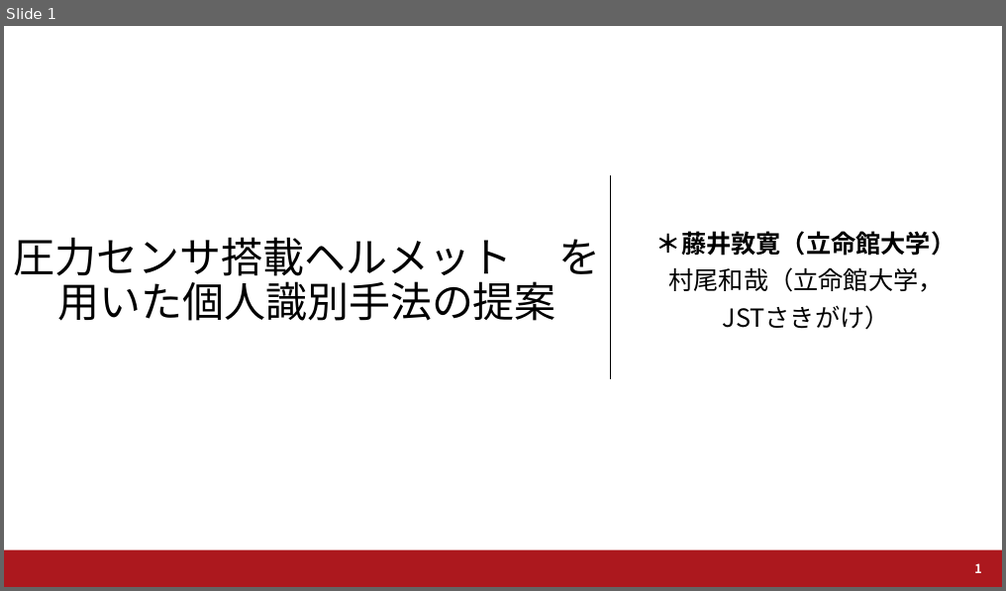
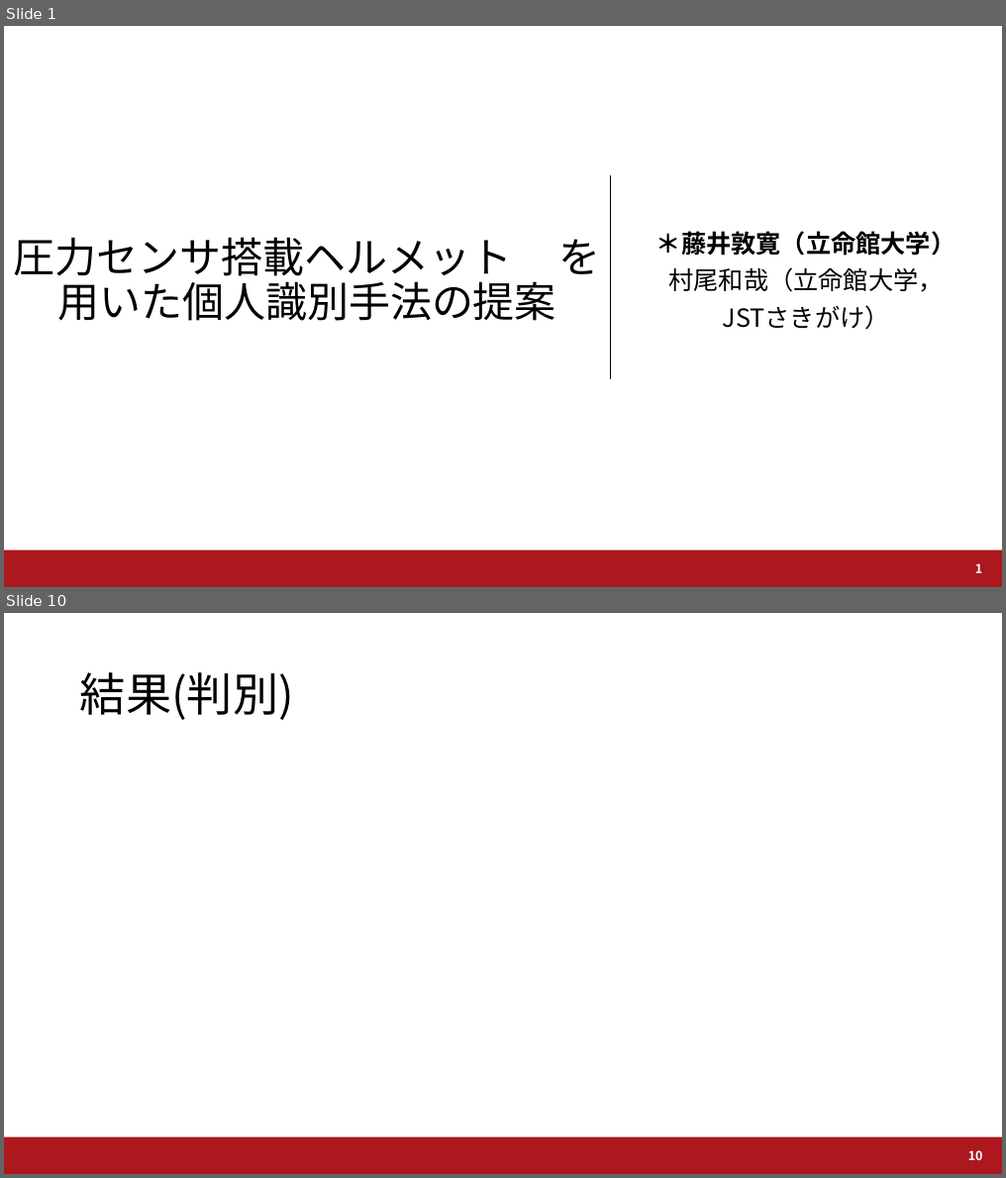
Before and after one commit to a2h1r0/lab, a slide deck: UWW2019/UWW2019_Fujii.pptx. Shown one above the other, each under a label of ours: slide 1 before the commit, slides 1 and 10 after it; the slides between them are not shown. The pictures are 1006x591 and 1006x1178 pixels, drawn with LibreOffice and Linux fonts; fonts in the diff are those of the drawing; background and template pictures are left out. Boxes give left, top, right and bottom in pixels: in the first picture for what was removed or moved away, otherwise in the second. Text is boxed around its words. In the diff, an @@ line names an element or a change of style, - is before the commit and + after.

```diff
--- a/UWW2019/UWW2019_Fujii.pptx
+++ b/UWW2019/UWW2019_Fujii.pptx
@@ slide 10 added at bbox=[4, 613, 1002, 1174], background #FFFFFF; not listed: 1 template element that a slide beside it also shows @@
@@ title added at bbox=[80, 672, 294, 720], 44 pt, text #000000 @@
+結果(判別)
@@ page number added at bbox=[968, 1151, 983, 1160], 12 pt, text #FFFFFF, bold @@
+10
```
Also in this commit, not shown: 4 slides changed, 4 other slides added, 10 other files.
